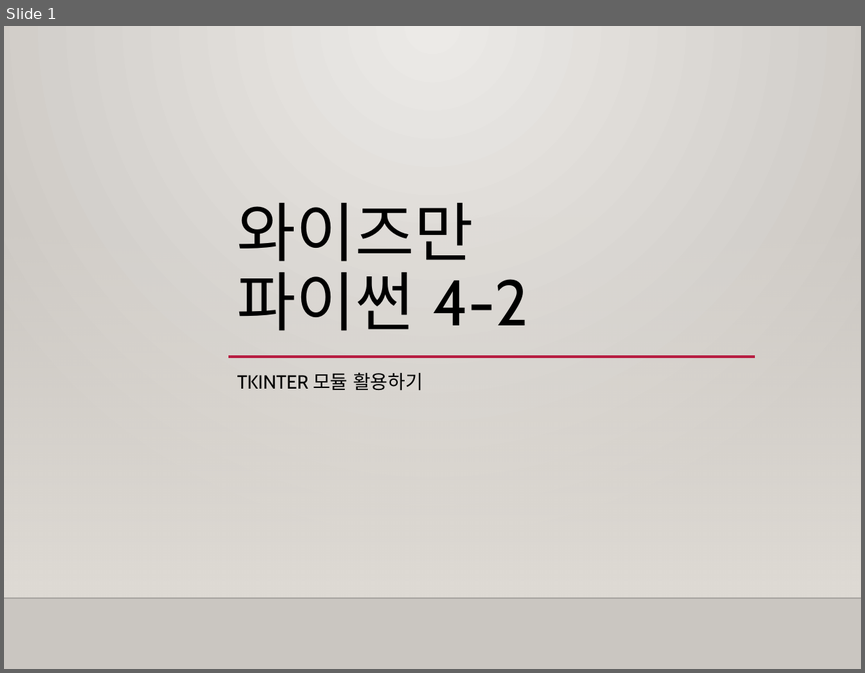
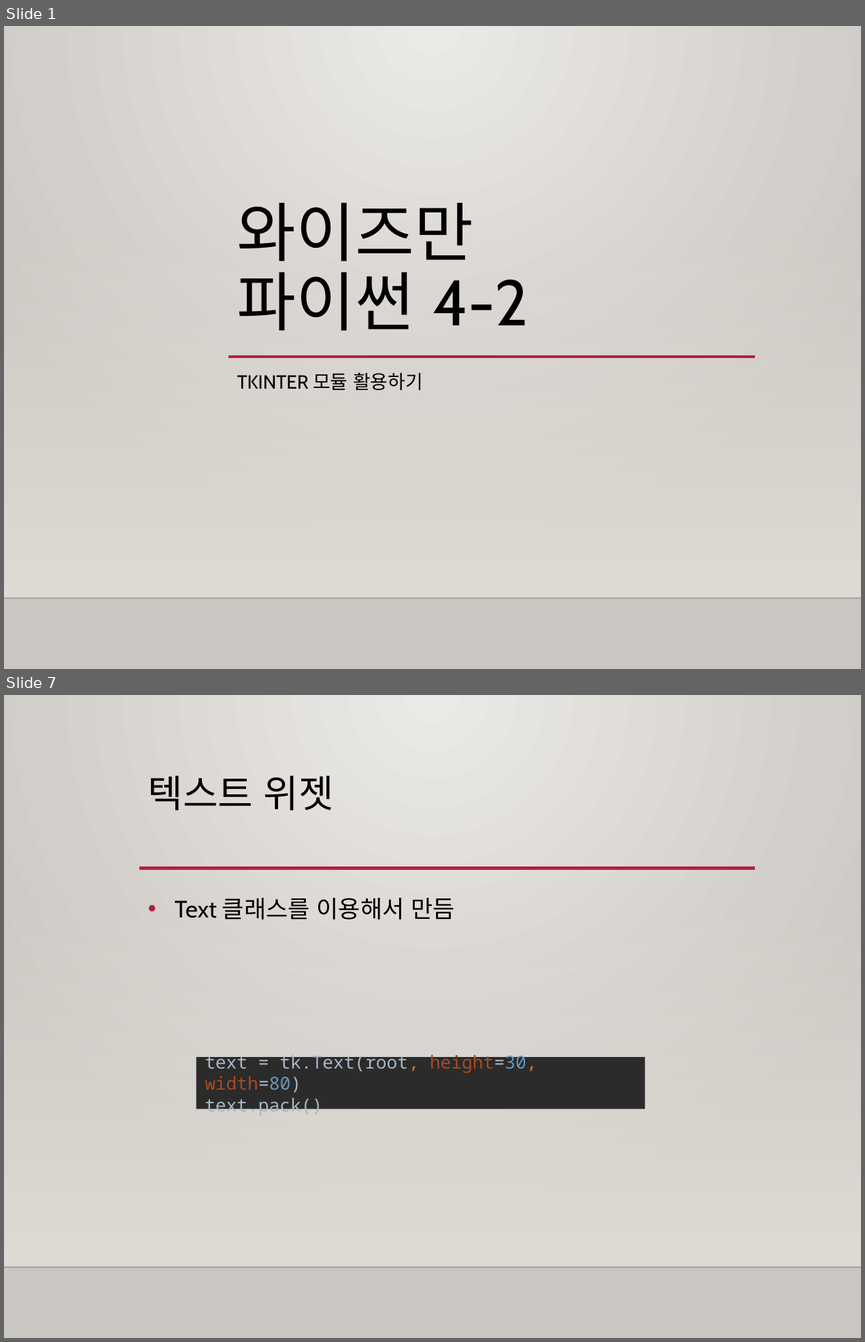
Before and after one commit to freshmea/weizman_python_class, a slide deck: textbook/파이썬4-2교시.pptx. Shown one above the other, each under a label of ours: slide 1 before the commit, slides 1 and 7 after it; the slides between them are not shown. The pictures are 865x673 and 865x1342 pixels, drawn with LibreOffice and Linux fonts; fonts in the diff are those of the drawing; background and template pictures are left out. Boxes give left, top, right and bottom in pixels: in the first picture for what was removed or moved away, otherwise in the second. Text is boxed around its words. In the diff, an @@ line names an element or a change of style, - is before the commit and + after.

```diff
--- a/textbook/파이썬4-2교시.pptx
+++ b/textbook/파이썬4-2교시.pptx
@@ slide 7 added at box(4, 695, 861, 1338), background gradient #ECEAE7 to #CAC7C1; not listed: 2 template elements that a slide beside it also shows @@
@@ title added at box(148, 775, 334, 811), 32 pt, text #000000 @@
+텍스트 위젯
@@ line added from (139, 868) to (755, 868), #B71E42 2.5 pt @@
@@ text added at box(175, 898, 455, 919), 20 pt, text #000000 @@
+• Text 클래스를 이용해서 만듬
@@ rectangle added at box(196, 1057, 645, 1109), fill #2B2B2B, 15 pt, text #A9B7C6 @@
+text = tk.Text(root, height=30, width=80)
+text.pack()
```
Also in this commit, not shown: 4 slides changed, 3 other slides added, 6 slides removed, 4 other files.
